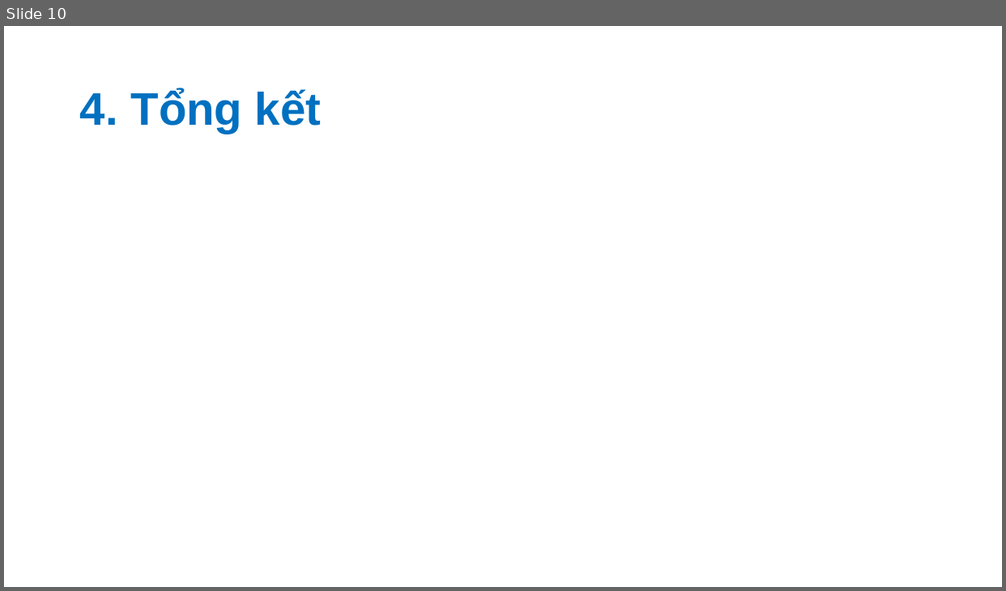
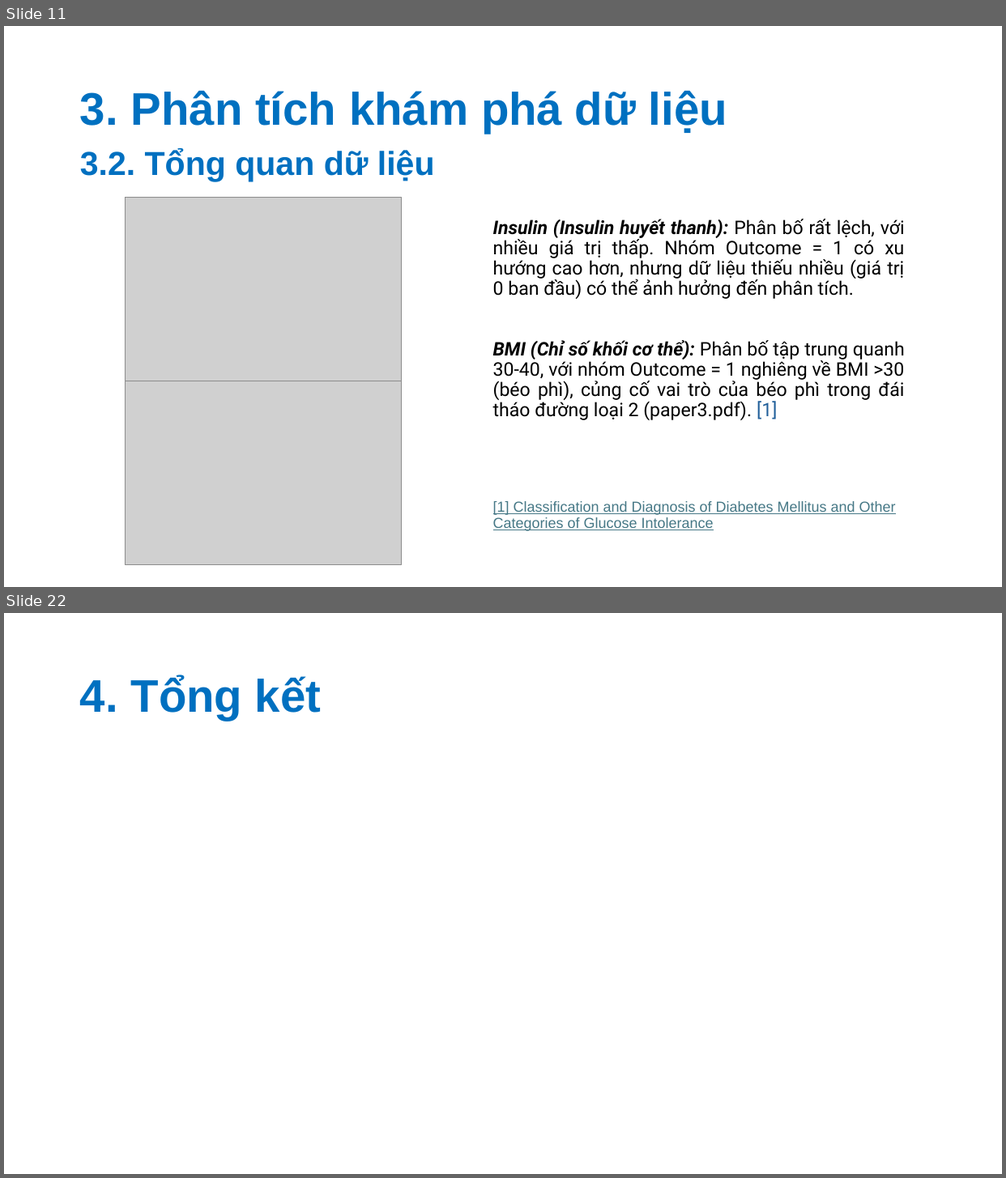
Before and after one commit to nvhao100604/PTDL_2025, a slide deck: BT3/slide/Phân tích khám phá về bệnh đái tháo đường.pptx. Shown one above the other, each under a label of ours: slide 10 before the commit, slides 11 and 22 after it; the slides between them are not shown. The pictures are 1006x591 and 1006x1178 pixels, drawn with LibreOffice and Linux fonts; fonts in the diff are those of the drawing; grey boxes stand for pictures. Boxes give left, top, right and bottom in pixels: in the first picture for what was removed or moved away, otherwise in the second. Text is boxed around its words. In the diff, an @@ line names an element or a change of style, - is before the commit and + after.

```diff
--- a/BT3/slide/Phân tích khám phá về bệnh đái tháo đường.pptx
+++ b/BT3/slide/Phân tích khám phá về bệnh đái tháo đường.pptx
@@ slide 11 added at (x1=4, y1=26, x2=1002, y2=587), background #FFFFFF @@
@@ title added at (x1=80, y1=91, x2=727, y2=133), 44 pt, text #0070C0, bold @@
+3. Phân tích khám phá dữ liệu
@@ text added at (x1=80, y1=148, x2=435, y2=182), 32 pt, text #0070C0, bold @@
+3.2. Tổng quan dữ liệu
@@ picture added at (x1=126, y1=198, x2=402, y2=382) @@
@@ text added at (x1=493, y1=219, x2=905, y2=420), 18 pt, text #000000 @@
+Insulin (Insulin huyết thanh): Phân bố rất lệch, với nhiều giá trị thấp. Nhóm Outcome = 1 có xu hướng cao hơn, nhưng dữ liệu thiếu nhiều (giá trị 0 ban đầu) có thể ảnh hưởng đến phân tích.
+BMI (Chỉ số khối cơ thể): Phân bố tập trung quanh 30-40, với nhóm Outcome = 1 nghiêng về BMI >30 (béo phì), củng cố vai trò của béo phì trong đái tháo đường loại 2 (paper3.pdf). [1]
@@ picture added at (x1=126, y1=381, x2=402, y2=565) @@
@@ text added at (x1=493, y1=501, x2=896, y2=531), 14 pt, text #467886, underline @@
+[1] Classification and Diagnosis of Diabetes Mellitus and Other Categories of Glucose Intolerance
@@ what was slide 10 is now slide 22 @@
```
Also in this commit, not shown: 4 slides changed, 12 other slides added, 1 slide removed.
